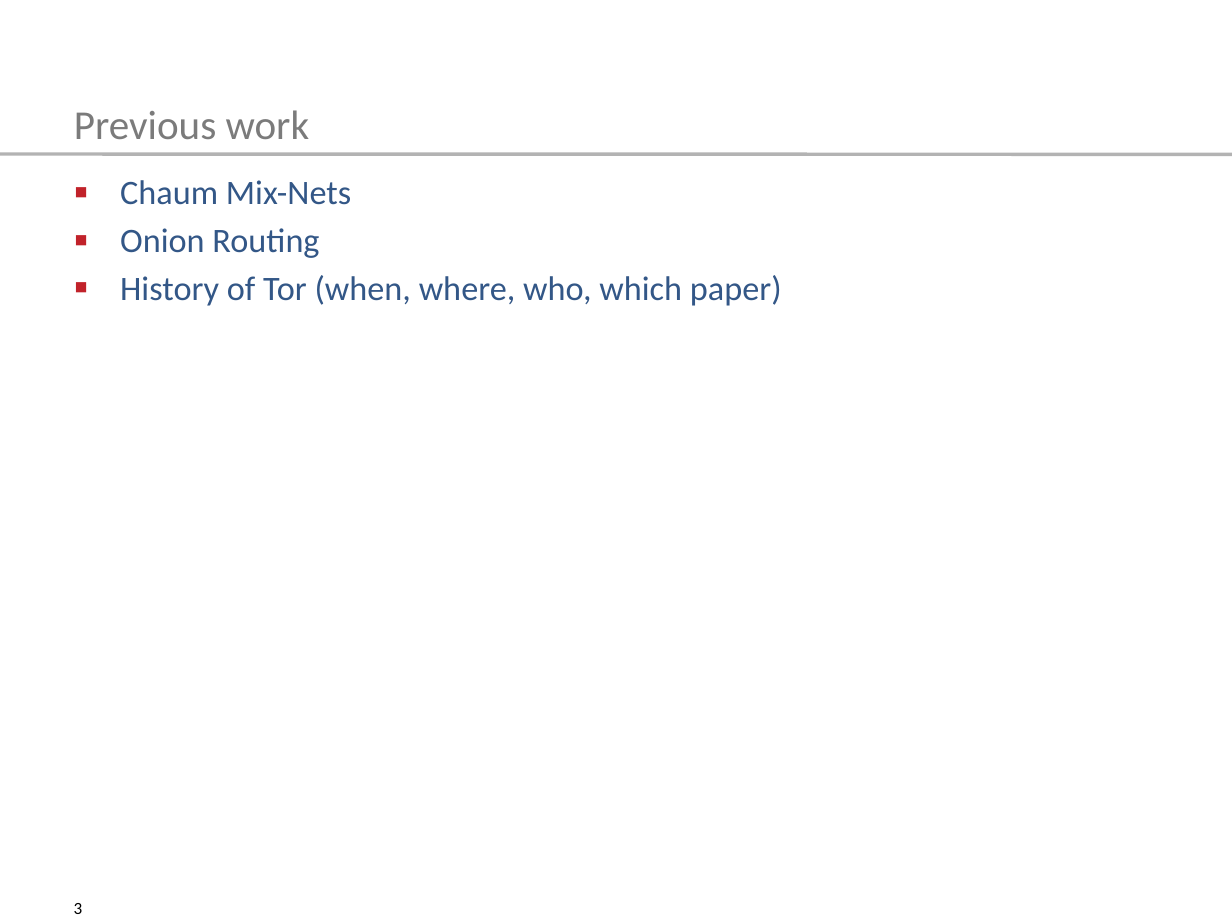
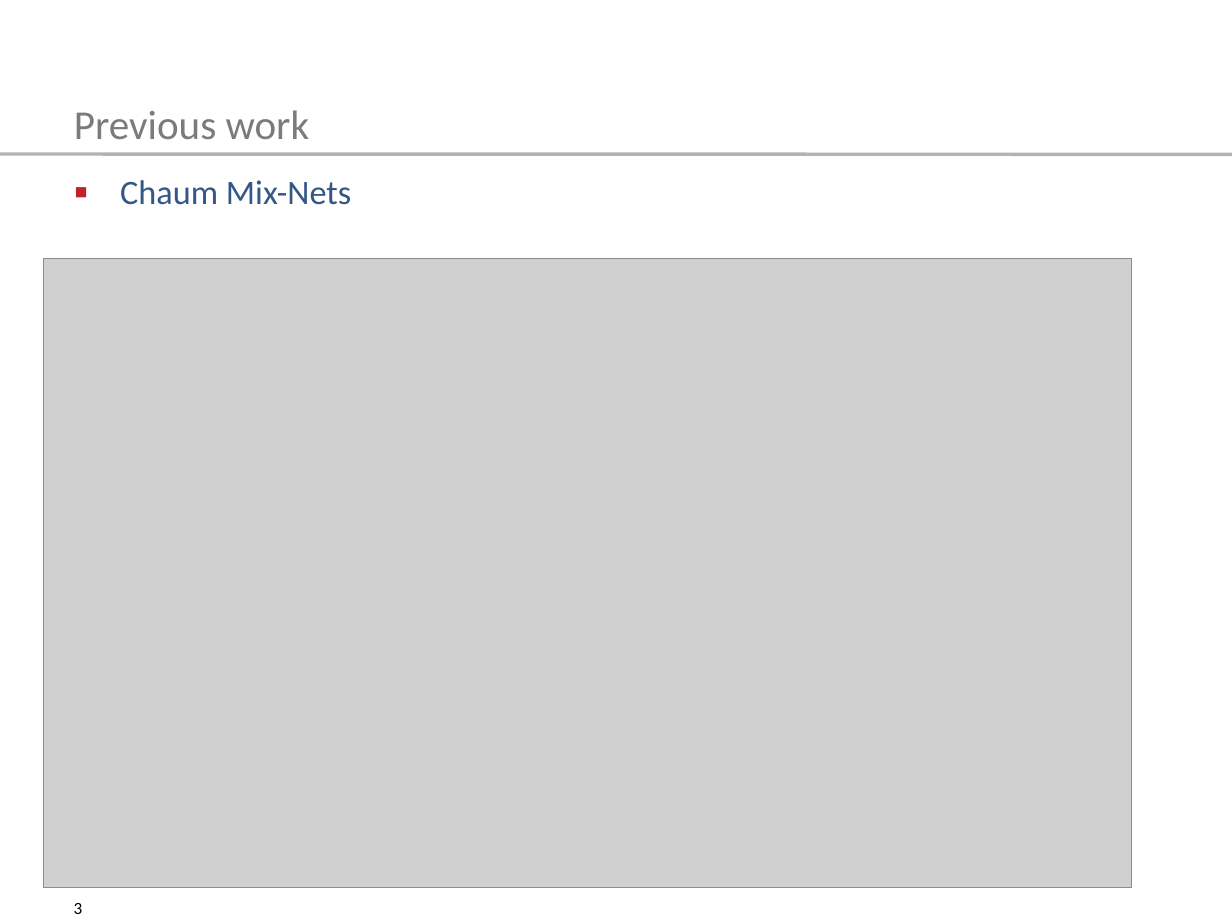
Before and after one commit to tompetersen/ski-tor, a slide deck: slide 3 of presentation/TemplateSlides2016.pptx. Drawn at 1232x924 pixels with LibreOffice and Linux fonts; fonts in the diff are those of the drawing; grey boxes stand for pictures. Boxes give left, top, right and bottom in pixels: in the first picture for what was removed or moved away, otherwise in the second. Text is boxed around its words. In the diff, an @@ line names an element or a change of style, - is before the commit and + after.

```diff
--- a/presentation/TemplateSlides2016.pptx
+++ b/presentation/TemplateSlides2016.pptx
@@ text at (120, 228, 782, 306): paragraphs removed @@
-▪ Onion Routing
-▪ History of Tor (when, where, who, which paper)
@@ picture added at (43, 259, 1131, 888) @@
```
Also in this commit, not shown: 4 other slides changed, 4 slides added.
